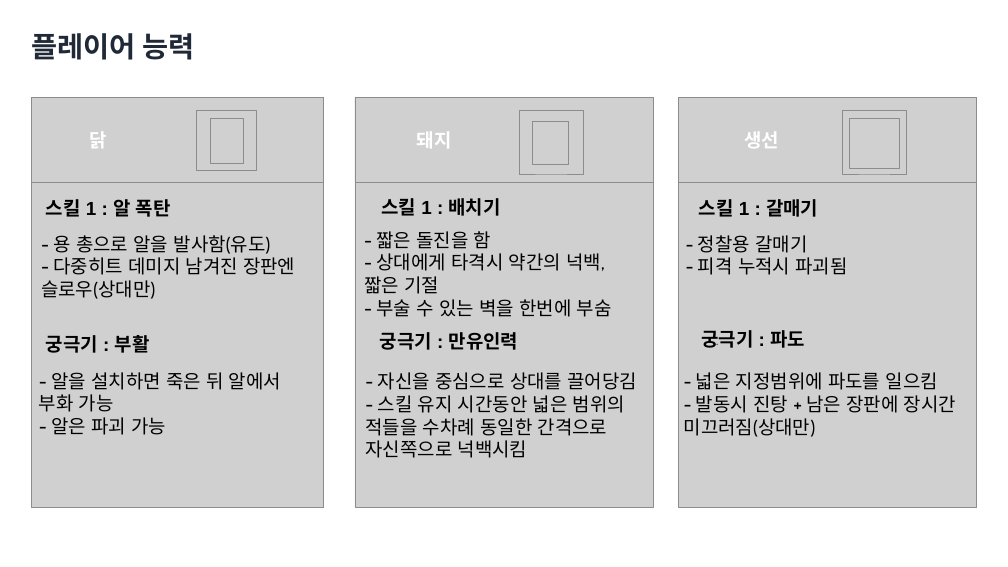
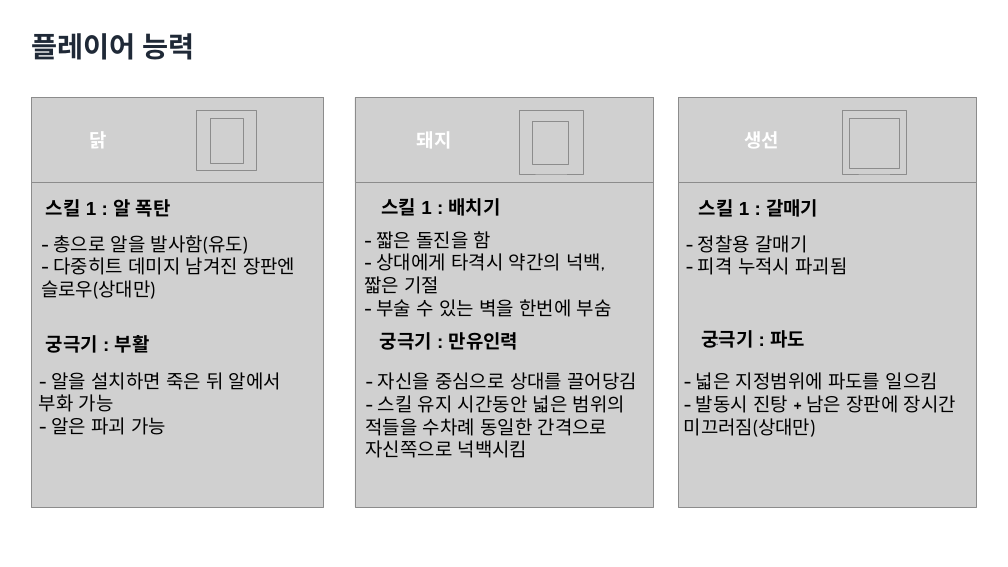
Before and after one commit to yunseo0129/2025_CapstoneGame, a slide deck: slide 10 of Design/종합설계기획.pptx. Drawn at 1008x567 pixels with LibreOffice and Linux fonts; fonts in the diff are those of the drawing; grey boxes stand for pictures; background and template pictures are left out. Boxes give left, top, right and bottom in pixels: in the first picture for what was removed or moved away, otherwise in the second. Text is boxed around its words. In the diff, an @@ line names an element or a change of style, - is before the commit and + after.

```diff
--- a/Design/종합설계기획.pptx
+++ b/Design/종합설계기획.pptx
@@ text at [53, 235, 248, 254]: text changed @@
-- 용 총으로 알을 발사함(유도)
+- 총으로 알을 발사함(유도)
```
Also in this commit, not shown: 1 other slide changed.
